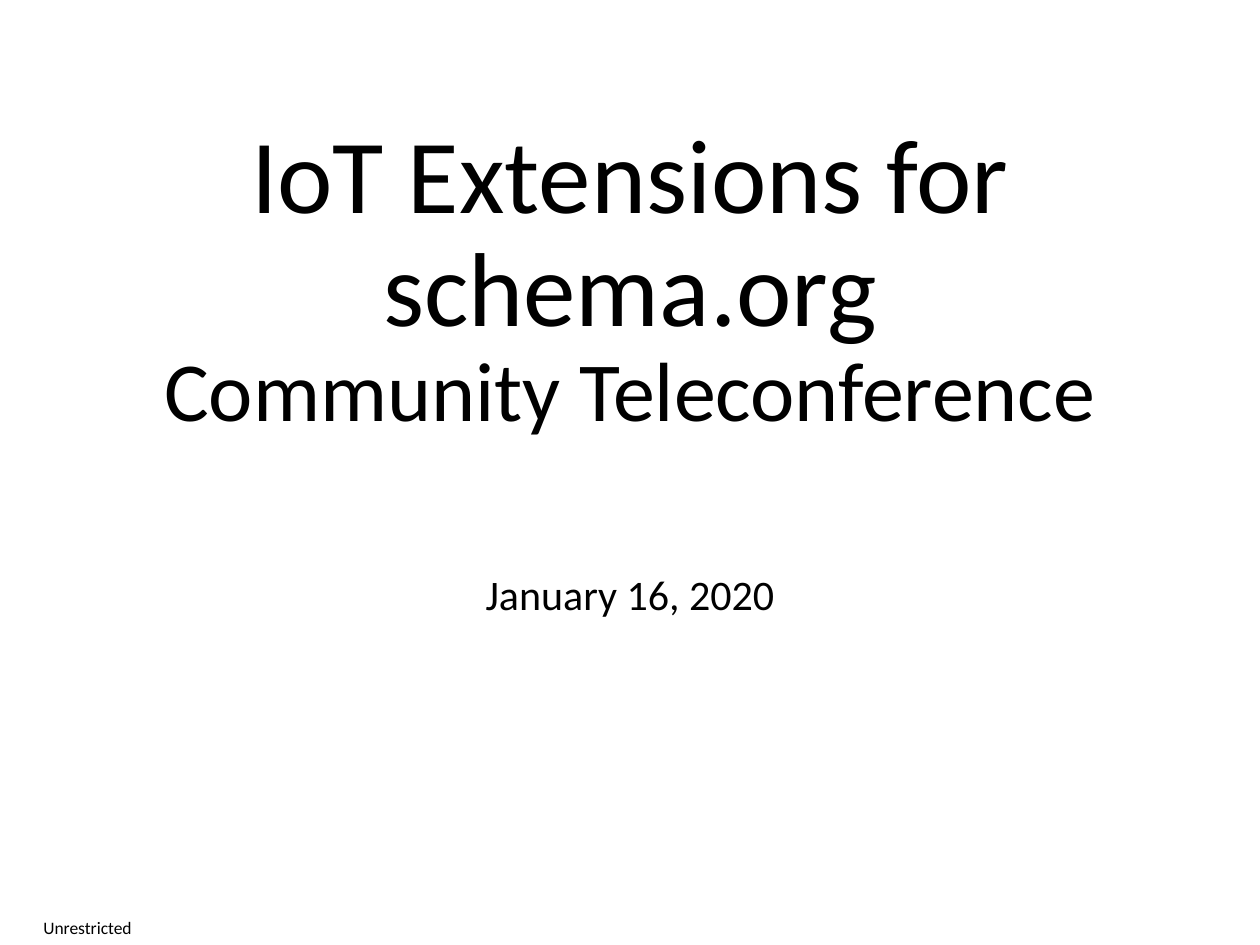
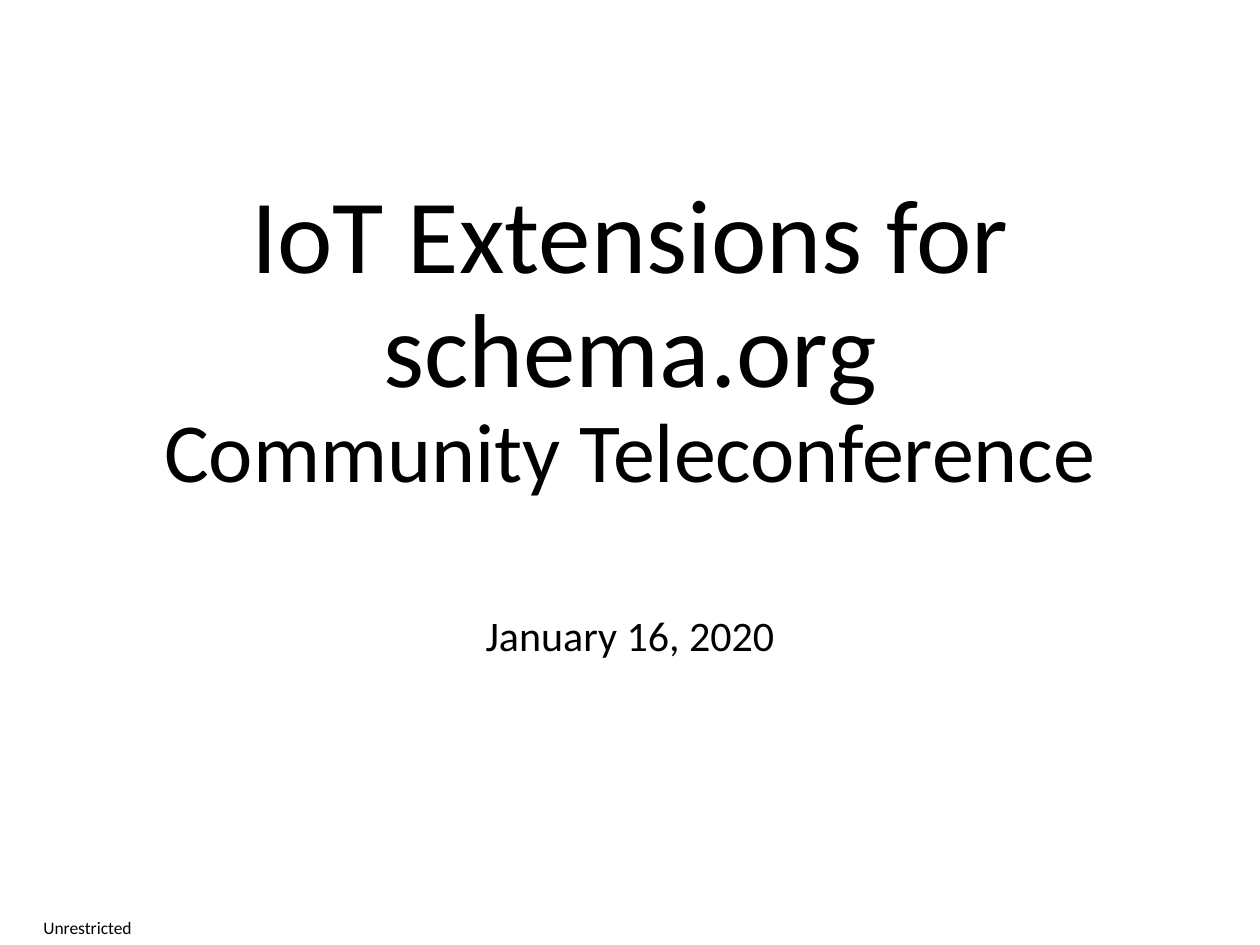
Before and after one commit to iot-schema-collab/teleconferences, a slide deck: slide 1 of iotschema-january2020.pptx. Drawn at 1260x945 pixels with LibreOffice and Linux fonts; fonts in the diff are those of the drawing. Boxes give left, top, right and bottom in pixels: in the first picture for what was removed or moved away, otherwise in the second. Text is boxed around its words. In the diff, an @@ line names an element or a change of style, - is before the commit and + after.

Commit message:
Update the January deck
Added system level modeling

```diff
--- a/iotschema-january2020.pptx
+++ b/iotschema-january2020.pptx
@@ title "IoT Extensions for schema.org Community ...": place and size @@
-title "IoT Extensions for schema.org Community ..." at (164, 140, 1095, 435)
+title "IoT Extensions for schema.org Community ..." at (164, 200, 1095, 496)
@@ subtitle "January 16, 2020": place and size @@
-subtitle "January 16, 2020" at (486, 581, 774, 617)
+subtitle "January 16, 2020" at (486, 622, 774, 658)
```
Also in this commit, not shown: 2 other slides changed, 4 slides added, 1 other file.
